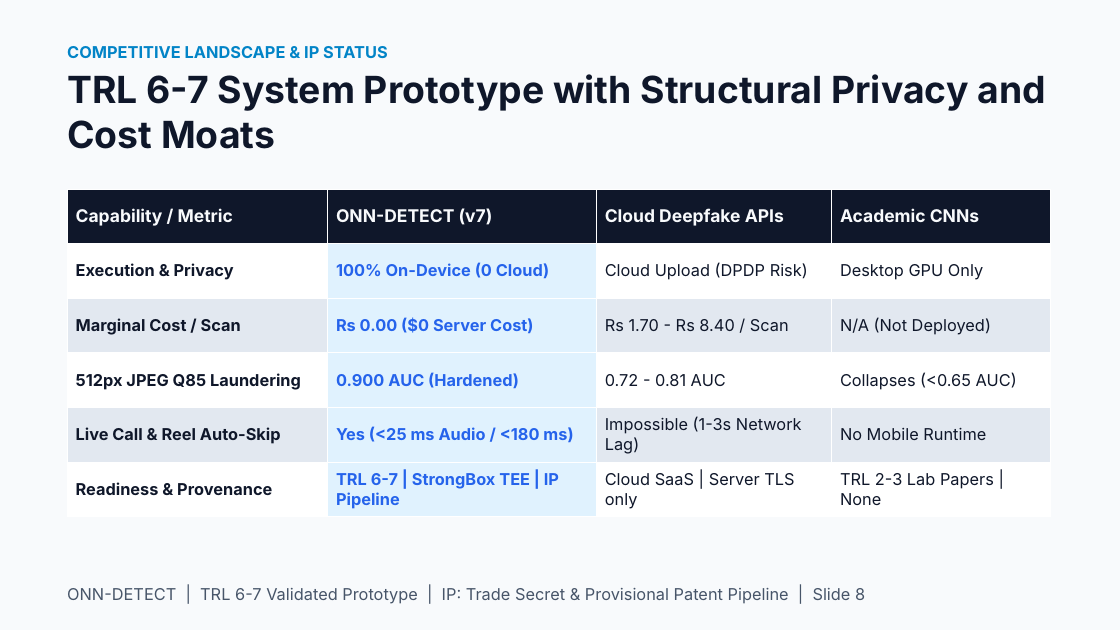
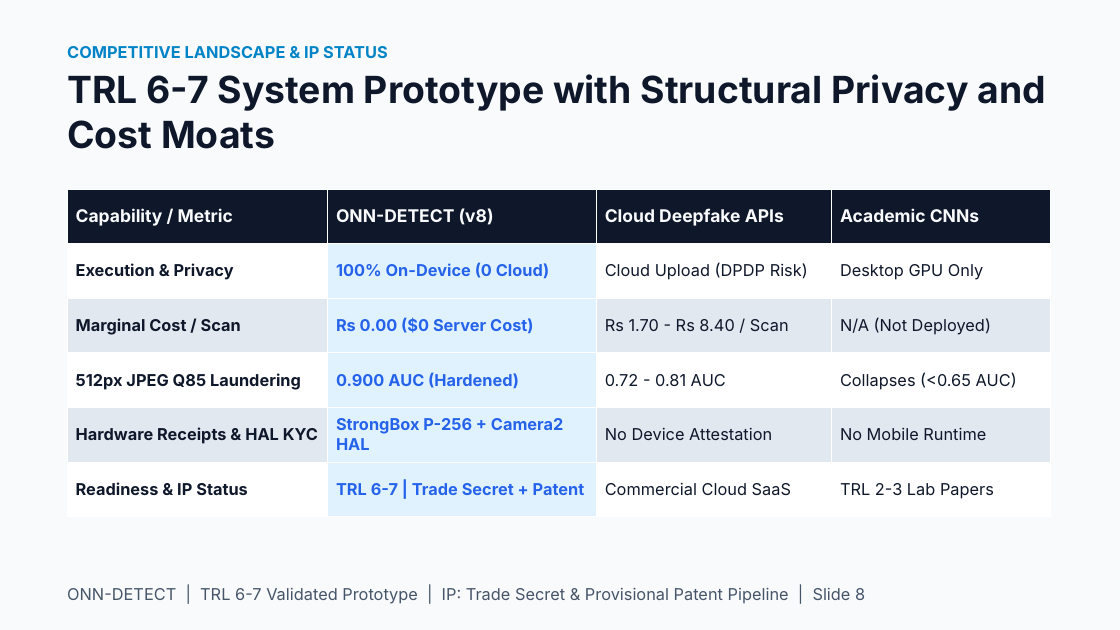
Before and after one commit to shubhamiitshk/Onn-Detect-, a slide deck: slide 8 of ONN_DETECT_PITCH_DECK_Z21_KGP_FORGE.pptx. Drawn at 1120x630 pixels with LibreOffice and Linux fonts; fonts in the diff are those of the drawing. Boxes give left, top, right and bottom in pixels: in the first picture for what was removed or moved away, otherwise in the second. Text is boxed around its words. In the diff, an @@ line names an element or a change of style, - is before the commit and + after.

```diff
--- a/ONN_DETECT_PITCH_DECK_Z21_KGP_FORGE.pptx
+++ b/ONN_DETECT_PITCH_DECK_Z21_KGP_FORGE.pptx
@@ table at (67,189,1050,517) @@
-row 1, column 2: ONN-DETECT (v7)
+row 1, column 2: ONN-DETECT (v8)
-row 5: Live Call & Reel Auto-Skip | Yes (<25 ms Audio / <180 ms) | Impossible (1-3s Network Lag) | No Mobile Runtime
+row 5: Hardware Receipts & HAL KYC | StrongBox P-256 + Camera2 HAL | No Device Attestation | No Mobile Runtime
-row 6: Readiness & Provenance | TRL 6-7 | StrongBox TEE | IP Pipeline | Cloud SaaS | Server TLS only | TRL 2-3 Lab Papers | None
+row 6: Readiness & IP Status | TRL 6-7 | Trade Secret + Patent | Commercial Cloud SaaS | TRL 2-3 Lab Papers
```
Also in this commit, not shown: 9 other slides changed, 3 other files.
